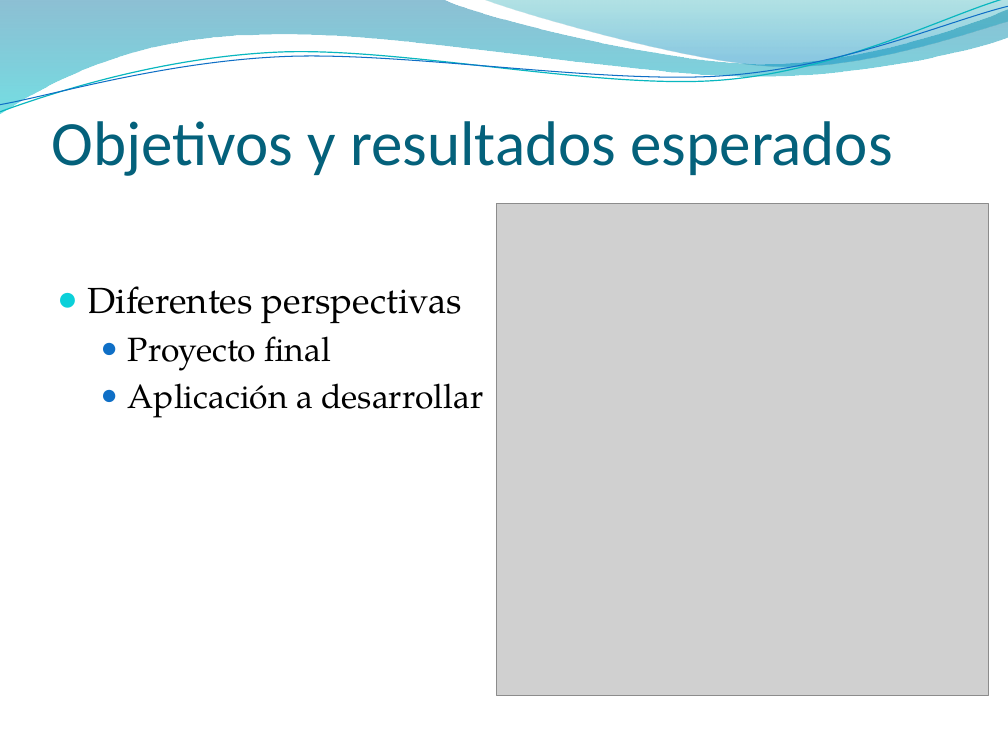
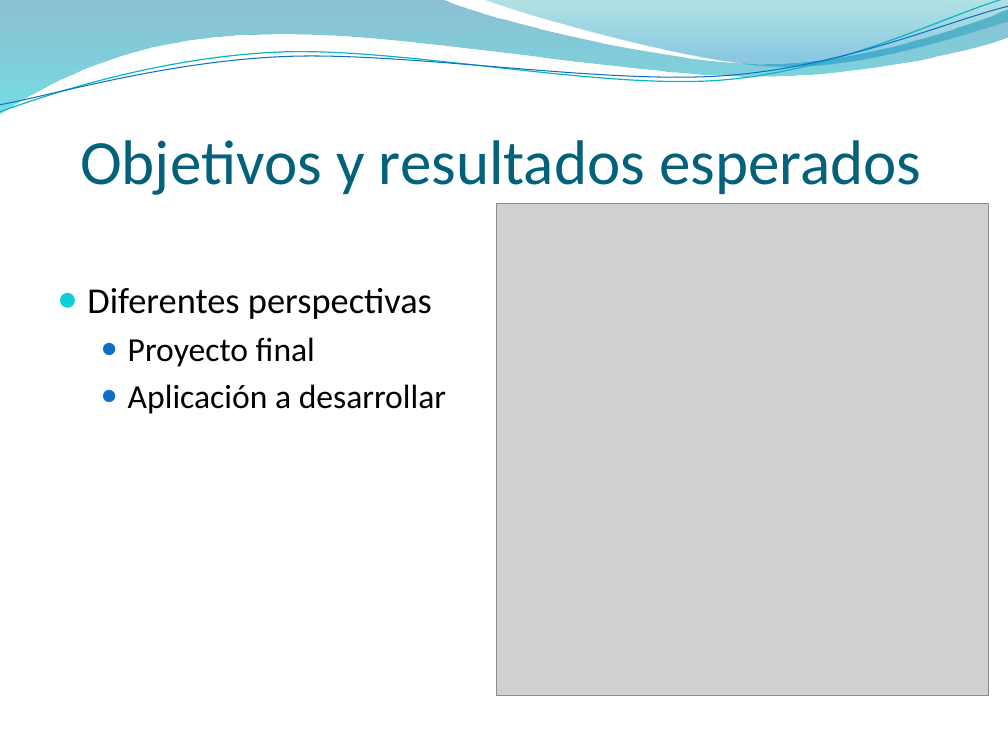
Before and after one commit to ORGTecnologo/7b6581PT, a slide deck: slide 7 of Documentacion/Entregas/Presentacion/Presentacion.pptx (slide 6 before the commit). Drawn at 1008x756 pixels with LibreOffice and Linux fonts; fonts in the diff are those of the drawing; grey boxes stand for pictures; background and template pictures are left out. Boxes give left, top, right and bottom in pixels: in the first picture for what was removed or moved away, otherwise in the second. Text is boxed around its words. In the diff, an @@ line names an element or a change of style, - is before the commit and + after.

```diff
--- a/Documentacion/Entregas/Presentacion/Presentacion.pptx
+++ b/Documentacion/Entregas/Presentacion/Presentacion.pptx
@@ title "Objetivos y resultados esperados": place and size @@
-title "Objetivos y resultados esperados" at [52,121,893,176]
+title "Objetivos y resultados esperados" at [80,140,921,195]
@@ title "Objetivos y resultados esperados" at [80,140,921,195]: alignment left to centre @@
@@ text "Diferentes perspectivas" at [87,288,446,414]: font TeX Gyre Pagella to Calibri @@
```
Also in this commit, not shown: 10 other slides changed, 5 slides added, 17 slides removed, 3 other files.
